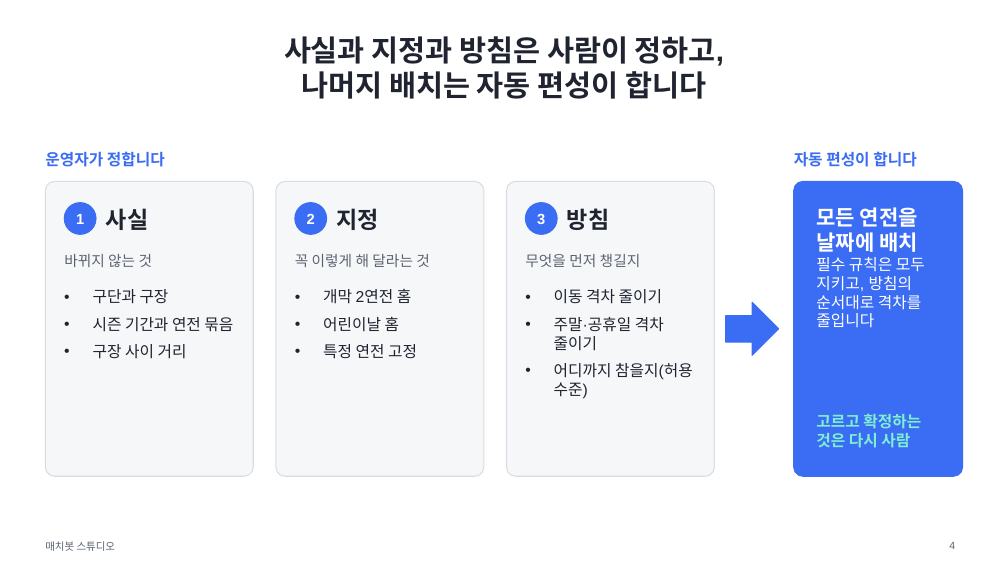
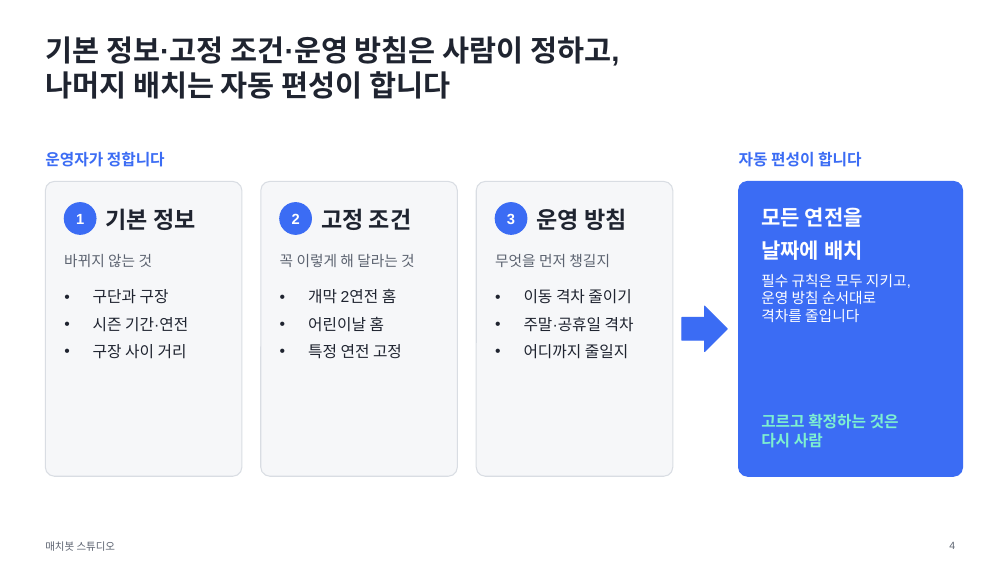
Before and after one commit to drimdrim2002/kbo-scheduler, a slide deck: slide 4 of docs/deck/matchbot-talk.pptx. Drawn at 1008x567 pixels with LibreOffice and Linux fonts; fonts in the diff are those of the drawing. Boxes give left, top, right and bottom in pixels: in the first picture for what was removed or moved away, otherwise in the second. Text is boxed around its words. In the diff, an @@ line names an element or a change of style, - is before the commit and + after.

```diff
--- a/docs/deck/matchbot-talk.pptx
+++ b/docs/deck/matchbot-talk.pptx
@@ title at (x1=45, y1=36, x2=619, y2=66): text changed @@
-사실과 지정과 방침은 사람이 정하고,
+기본 정보·고정 조건·운영 방침은 사람이 정하고,
@@ title at (x1=45, y1=71, x2=450, y2=99): alignment centre to left @@
@@ text "자동 편성이 합니다" moved from (x1=794, y1=151, x2=916, y2=167) to (x1=739, y1=151, x2=861, y2=167) @@
@@ rounded rectangle resized from (x1=45, y1=181, x2=253, y2=476) to (x1=45, y1=181, x2=242, y2=476) @@
@@ text at (x1=106, y1=208, x2=195, y2=230): text changed @@
-사실
+기본 정보
@@ rounded rectangle resized from (x1=276, y1=181, x2=484, y2=476) to (x1=261, y1=181, x2=457, y2=476) @@
@@ text "2" moved from (x1=307, y1=213, x2=315, y2=224) to (x1=292, y1=213, x2=300, y2=224) @@
@@ ellipse moved from (x1=295, y1=203, x2=327, y2=234) to (x1=280, y1=203, x2=312, y2=234) @@
@@ text at (x1=321, y1=208, x2=411, y2=230): text changed @@
-지정
+고정 조건
@@ rounded rectangle resized from (x1=507, y1=181, x2=715, y2=476) to (x1=476, y1=181, x2=673, y2=476) @@
@@ text "3" moved from (x1=537, y1=214, x2=545, y2=224) to (x1=507, y1=214, x2=515, y2=224) @@
@@ ellipse moved from (x1=526, y1=203, x2=557, y2=234) to (x1=495, y1=203, x2=527, y2=234) @@
@@ text at (x1=537, y1=208, x2=626, y2=230): text changed @@
-방침
+운영 방침
@@ proportions changed in 4 elements at (x1=45, y1=181, x2=242, y2=476), (x1=261, y1=181, x2=457, y2=476), (x1=476, y1=181, x2=673, y2=476), (x1=739, y1=181, x2=963, y2=476) @@
@@ rounded rectangle resized from (x1=794, y1=181, x2=963, y2=476) to (x1=739, y1=181, x2=963, y2=476) @@
@@ text at (x1=761, y1=207, x2=911, y2=322): text changed; size 15 to 14 pt @@
-모든 연전을 날짜에 배치
-필수 규칙은 모두 지키고, 방침의 순서대로 격차를 줄입니다
+모든 연전을
+날짜에 배치
+필수 규칙은 모두 지키고,
+운영 방침 순서대로
+격차를 줄입니다
@@ text "꼭 이렇게 해 달라는 것" moved from (x1=295, y1=254, x2=430, y2=267) to (x1=280, y1=254, x2=415, y2=267) @@
@@ text "무엇을 먼저 챙길지" moved from (x1=525, y1=254, x2=641, y2=267) to (x1=495, y1=254, x2=610, y2=267) @@
@@ text "개막 2연전 홈" moved from (x1=323, y1=289, x2=417, y2=359) to (x1=308, y1=289, x2=402, y2=359) @@
@@ text "이동 격차 줄이기" moved from (x1=554, y1=289, x2=693, y2=399) to (x1=524, y1=289, x2=634, y2=359) @@
@@ text at (x1=93, y1=317, x2=188, y2=332): text changed @@
-• 시즌 기간과 연전 묶음
+• 시즌 기간·연전
@@ text at (x1=524, y1=317, x2=634, y2=359): text changed @@
-• 주말·공휴일 격차 줄이기
-• 어디까지 참을지(허용 수준)
+• 주말·공휴일 격차
+• 어디까지 줄일지
@@ right arrow resized from (x1=726, y1=302, x2=779, y2=355) to (x1=682, y1=306, x2=727, y2=352) @@
@@ text at (x1=761, y1=414, x2=899, y2=448): text changed @@
-고르고 확정하는 것은 다시 사람
+고르고 확정하는 것은
+다시 사람
```
Also in this commit, not shown: 7 other slides changed, 4 slides added, 6 slides removed, 9 other files.
